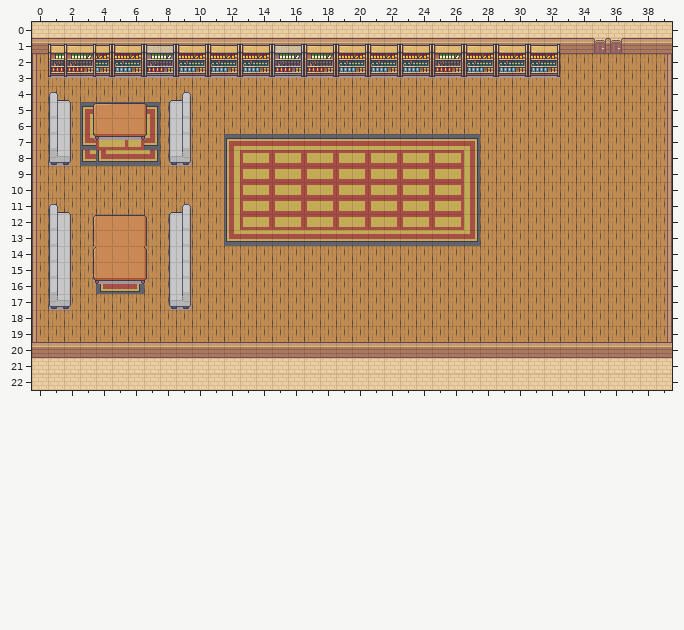
Tiled map: assets/tiles/house.tmx. Above: the version before the commit.
Cells are 16x16 px. Shown: x 0..39, y 0..22.
After:
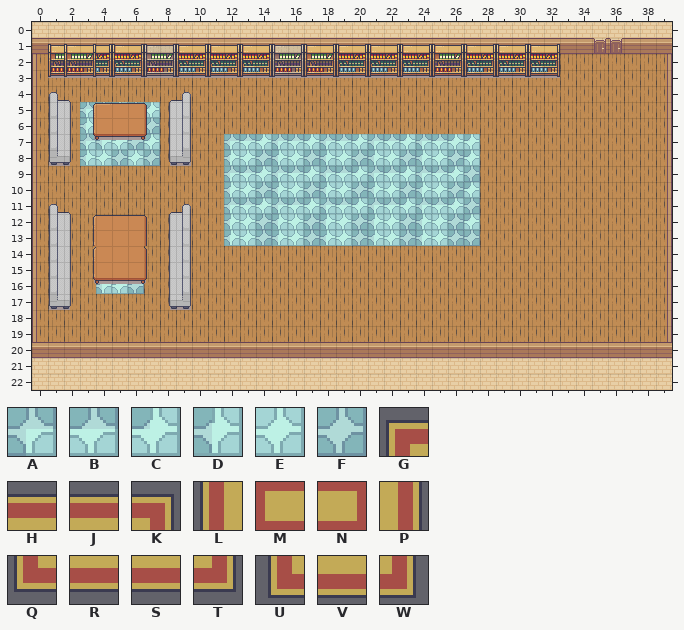
Key: from "indoors_floor1": A 164, B 165, C 166, D 181, E 182, F 183; from "indoors_main": G 247, H 248, J 249, K 250, L 263, M 264, N 265, P 266, Q 279, R 280, S 281, T 282, U 317, V 318, W 319.
_ is an empty cell, # one hidden under a higher layer.
From old to new:
Layer "Tile Layer 1":
y 5: x 3..7 GHJKK -> ABCBC
y 6: x 3 L -> D; x 7 P -> F
y 7: x 3 Q -> A; x 7 T -> C; x 12..27 GHHHHHHHHHHHHHJK -> ################
y 8: x 3..7 QQRST -> DEFEF; x 12 L -> #; x 27 P -> #
y 9..12: x 12 L -> #; x 27 P -> #
y 13: x 12..27 QRRRRRRRRRRRRRST -> ################
y 16: x 4..6 UVW -> DEF
Layer "Tile Layer 2":
y 7: x 4..6 MNN -> DEF; x 12..27 GHHHHHHHHHHJHHJK -> ABCABCABCABCABCC
y 8: x 12..27 LMNMNMNMNMNMNMNP -> DEFDEFDEFDEFDEFC
y 9: x 12..27 LMNMNMNMNMNMNMNP -> ABCABCABCABCABCF
y 10: x 12..27 LMNMNMNMNMNMNMNP -> DEFDEFDEFDEFDEFC
y 11: x 12..27 LMNMNMNMNMNMNMNP -> ABCABCABCABCABCF
y 12: x 12..27 LMNMNMNMNMNMNMNP -> DEFDEFDEFDEFDEFC
y 13: x 12..27 QRRRRRRRRRRRRRST -> DEFDEFDEFDEFDEFF
Pixel boxes of the changes (left, top, right, bottom) in both pictures:
changed: (80, 102, 160, 166)
changed: (224, 134, 480, 246)
changed: (96, 284, 144, 294)
